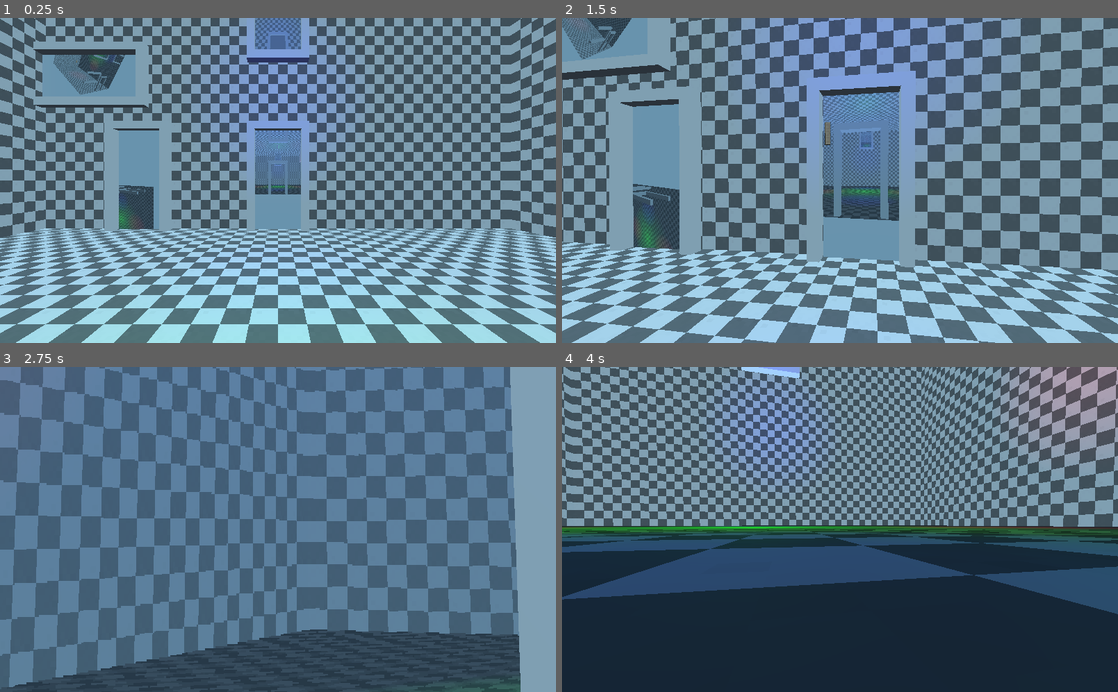
Above: before the commit, frames 1-4 (two rows, left to right).
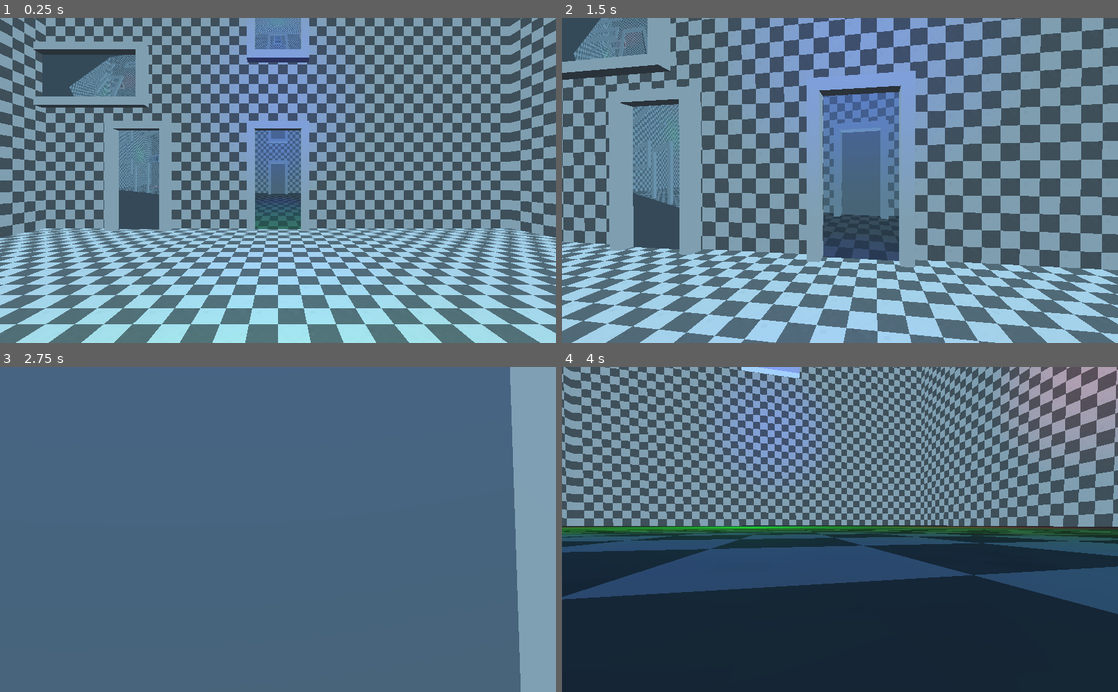
Above: after the commit, the same moments.

Repository: Krazy-J/door-in-the-wall
Game: Godot game, scene res://Main.tscn
Two runs of this game, one before a commit and one after it. Both use one fixed random seed, a clock stepped at 60 frames per second and the inputs below.
Inputs (mouse positions are in pixels of both pictures, inside the frame that each line leads up to):
- Up to frame 1 (0.25 s): no input
- Up to frame 2 (1.5 s): move the mouse to (867, 180) at 0.52 s; press the mouse at (867, 180) at 0.53 s; hold W (move_forward) from 0.53 s (still down); tap Space (jump) at 0.77 s; move the mouse to (812, 180) at 1.27 s; release the mouse at (812, 180) at 1.28 s; click (812, 180) at 1.35 s
- Up to frame 3 (2.75 s): keep holding W (move_forward); tap Space (jump) at 1.52 s; move the mouse to (289, 523) at 2.02 s; press the mouse at (289, 523) at 2.03 s
- Up to frame 4 (4 s): keep holding W (move_forward); move the mouse to (834, 536) at 2.77 s; release the mouse at (834, 536) at 2.78 s; click (834, 536) at 2.85 s; tap Space (jump) at 3.02, 3.77 s; move the mouse to (878, 532) at 3.52 s; press the mouse at (878, 532) at 3.53 s

The runs differ from the first frame. In frame 1, 4.2% of the frame differs, in the area x 7-55%, y 0-65%; in frame 2, 6.4%; in frame 3, 53%, in the area x 0-94%, y 0-100%; in frame 4, nothing differs.

Commit message:
Proper door camera rotation

Diff:
--- a/objects/DoorViewport.gd
+++ b/objects/DoorViewport.gd
@@ -9,14 +9,15 @@
 func place_camera(exitDoor):
 	$Spatial.translation = get_node("/root/Main/Player").translation
 	$Spatial.translation -= get_parent().translation
-	$Spatial.transform = $Spatial.transform.rotated(Vector3(0, 0, 1), (-get_parent().rotation_degrees.x) / 180 * PI)
+	$Spatial.transform = $Spatial.transform.rotated(Vector3(1, 0, 0), (-get_parent().rotation_degrees.x) / 180 * PI)
 	$Spatial.transform = $Spatial.transform.rotated(Vector3(0, 1, 0), (-get_parent().rotation_degrees.y) / 180 * PI)
-	$Spatial.transform = $Spatial.transform.rotated(Vector3(1, 0, 0), (-get_parent().rotation_degrees.z) / 180 * PI)
+	$Spatial.transform = $Spatial.transform.rotated(Vector3(0, 0, 1), (-get_parent().rotation_degrees.z) / 180 * PI)
 	$Spatial.translation += Vector3(0, 1, 0)
 	$Spatial.transform = $Spatial.transform.looking_at(Vector3(0, 3, 0), Vector3(0, 1, 0))
-	$Spatial.transform = $Spatial.transform.rotated(Vector3(0, 0, 1), (exitDoor.rotation_degrees.x) / 180 * PI)
-	$Spatial.transform = $Spatial.transform.rotated(Vector3(0, 1, 0), (180 + exitDoor.rotation_degrees.y) / 180 * PI)
-	$Spatial.transform = $Spatial.transform.rotated(Vector3(1, 0, 0), (exitDoor.rotation_degrees.z) / 180 * PI)
+	$Spatial.transform = $Spatial.transform.rotated(Vector3(1, 0, 0), (exitDoor.rotation_degrees.x) / 180 * PI)
+	$Spatial.transform = $Spatial.transform.rotated(Vector3(0, 1, 0), (exitDoor.rotation_degrees.y) / 180 * PI)
+	$Spatial.transform = $Spatial.transform.rotated(Vector3(0, 0, 1), (exitDoor.rotation_degrees.z) / 180 * PI)
+	$Spatial.transform = $Spatial.transform.rotated(exitDoor.transform.basis.y, (180) / 180 * PI)
 	$Spatial.translation += exitDoor.translation
 
 func _process(delta):
